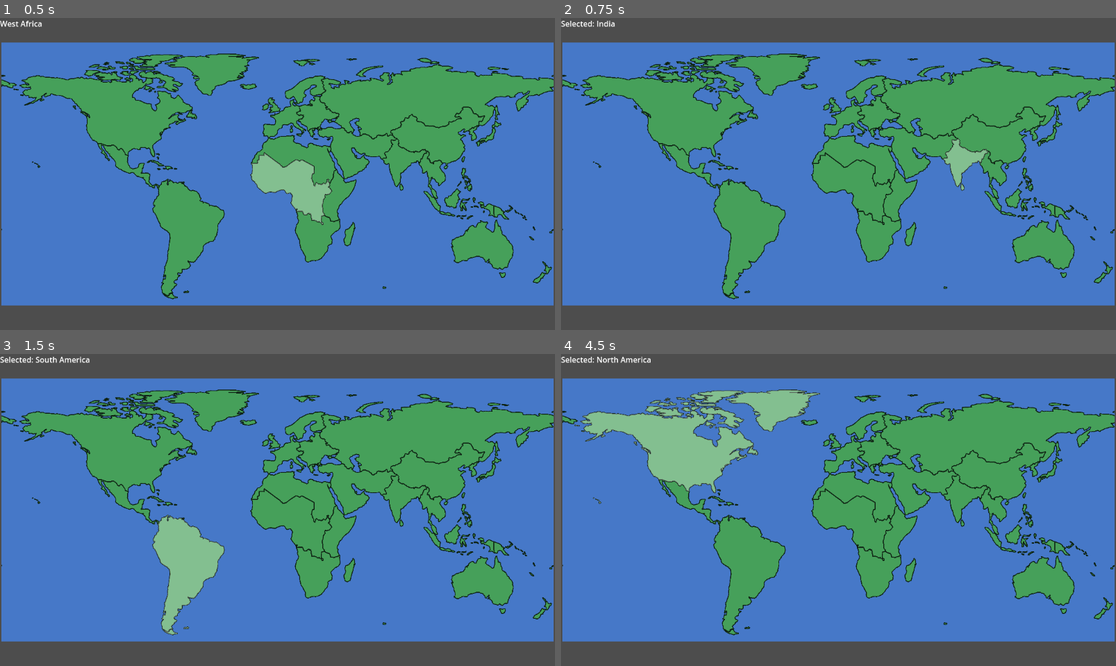
Above: before the commit, frames 1-4 (two rows, left to right).
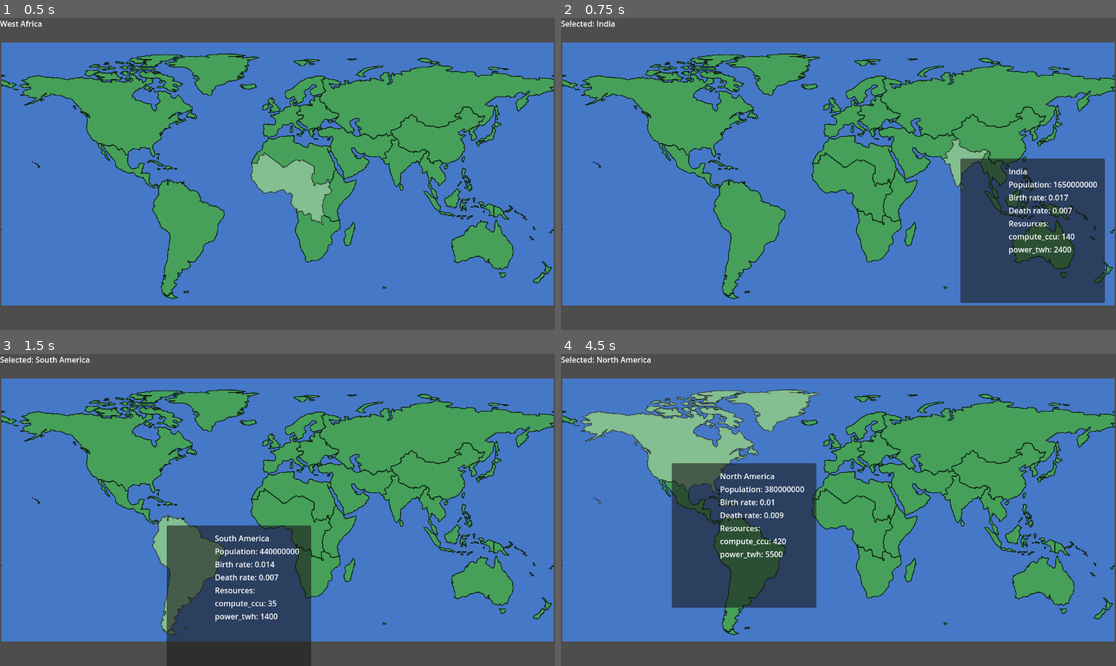
Above: after the commit, the same moments.

Repository: ChrisKnowles1987/Clippy
Game: Godot game, scene res://scenes/main.tscn
Two runs of this game, one before a commit and one after it. Both use one fixed random seed, a clock stepped at 60 frames per second and the inputs below.
Inputs (mouse positions are in pixels of both pictures, inside the frame that each line leads up to):
- Up to frame 1 (0.5 s): no input
- Up to frame 2 (0.75 s): tap Enter at 0.5 s; move the mouse to (960, 158) at 0.52 s; click (960, 158) at 0.67 s
- Up to frame 3 (1.5 s): tap Space at 1.25 s; move the mouse to (166, 525) at 1.27 s; click (166, 525) at 1.42 s
- Up to frame 4 (4.5 s): tap Enter at 2, 3.5 s; move the mouse to (894, 441) at 2.02 s; click (894, 441) at 2.17 s; tap Space at 2.75, 4.25 s; move the mouse to (810, 572) at 2.77 s; click (810, 572) at 2.92 s; move the mouse to (1005, 556) at 3.52 s; click (1005, 556) at 3.67 s; move the mouse to (672, 463) at 4.27 s; click (672, 463) at 4.42 s

Frame 1 is identical in both runs. In frame 2, 12% of the frame differs, in the area x 71-98%, y 44-92%; in frame 3, 12%; in frame 4, 12%, in the area x 19-47%, y 34-82%.

Commit message:
add UI card for region data on click

Diff:
--- /dev/null
+++ b/data/regions/central_america_caribbean.tres
@@ -0,0 +1,15 @@
+[gd_resource type="Resource" script_class="RegionData" load_steps=2 format=3 uid="uid://bdv4r6oq6t278"]
+
+[ext_resource type="Script" uid="uid://c8sglxg2g7rtg" path="res://scripts/region_data.gd" id="1"]
+
+[resource]
+script = ExtResource("1")
+id = "central_america_caribbean"
+display_name = "Central America & Caribbean"
+population = 240000000
+birth_rate = 0.015
+death_rate = 0.007
+resources = {
+"compute_ccu": 18,
+"power_twh": 450
+}
--- /dev/null
+++ b/data/regions/china.tres
@@ -0,0 +1,15 @@
+[gd_resource type="Resource" script_class="RegionData" load_steps=2 format=3 uid="uid://bm0ivixj73ofj"]
+
+[ext_resource type="Script" uid="uid://c8sglxg2g7rtg" path="res://scripts/region_data.gd" id="1"]
+
+[resource]
+script = ExtResource("1")
+id = "china"
+display_name = "China"
+population = 1410000000
+birth_rate = 0.007
+death_rate = 0.008
+resources = {
+"compute_ccu": 500,
+"power_twh": 9500
+}
--- /dev/null
+++ b/data/regions/east_africa.tres
@@ -0,0 +1,12 @@
+[gd_resource type="Resource" script_class="RegionData" load_steps=2 format=3]
+
+[ext_resource type="Script" path="res://scripts/region_data.gd" id="1"]
+
+[resource]
+script = ExtResource("1")
+id = "east_africa"
+display_name = "East Africa"
+population = 470000000
+birth_rate = 0.032
+death_rate = 0.007
+resources = {"power_twh": 650, "compute_ccu": 10}
--- /dev/null
+++ b/data/regions/eastern_europe.tres
@@ -0,0 +1,15 @@
+[gd_resource type="Resource" script_class="RegionData" load_steps=2 format=3 uid="uid://j0lyacsxln6l"]
+
+[ext_resource type="Script" uid="uid://c8sglxg2g7rtg" path="res://scripts/region_data.gd" id="1"]
+
+[resource]
+script = ExtResource("1")
+id = "eastern_europe"
+display_name = "Eastern Europe"
+population = 180000000
+birth_rate = 0.009
+death_rate = 0.014
+resources = {
+"compute_ccu": 500,
+"power_twh": 1100
+}
--- /dev/null
+++ b/data/regions/india.tres
@@ -0,0 +1,15 @@
+[gd_resource type="Resource" script_class="RegionData" load_steps=2 format=3 uid="uid://b1phiy44e7j5m"]
+
+[ext_resource type="Script" uid="uid://c8sglxg2g7rtg" path="res://scripts/region_data.gd" id="1"]
+
+[resource]
+script = ExtResource("1")
+id = "india"
+display_name = "India"
+population = 1650000000
+birth_rate = 0.017
+death_rate = 0.007
+resources = {
+"compute_ccu": 140,
+"power_twh": 2400
+}
--- /dev/null
+++ b/data/regions/japan_korea.tres
@@ -0,0 +1,12 @@
+[gd_resource type="Resource" script_class="RegionData" load_steps=2 format=3]
+
+[ext_resource type="Script" path="res://scripts/region_data.gd" id="1"]
+
+[resource]
+script = ExtResource("1")
+id = "japan_korea"
+display_name = "Japan & Korea"
+population = 200000000
+birth_rate = 0.006
+death_rate = 0.012
+resources = {"power_twh": 1900, "compute_ccu": 180}
--- /dev/null
+++ b/data/regions/middle_east.tres
@@ -0,0 +1,12 @@
+[gd_resource type="Resource" script_class="RegionData" load_steps=2 format=3]
+
+[ext_resource type="Script" path="res://scripts/region_data.gd" id="1"]
+
+[resource]
+script = ExtResource("1")
+id = "middle_east"
+display_name = "Middle East"
+population = 620000000
+birth_rate = 0.020
+death_rate = 0.006
+resources = {"power_twh": 2200, "compute_ccu": 70}
--- /dev/null
+++ b/data/regions/north_africa.tres
@@ -0,0 +1,12 @@
+[gd_resource type="Resource" script_class="RegionData" load_steps=2 format=3]
+
+[ext_resource type="Script" path="res://scripts/region_data.gd" id="1"]
+
+[resource]
+script = ExtResource("1")
+id = "north_africa"
+display_name = "North Africa"
+population = 270000000
+birth_rate = 0.021
+death_rate = 0.006
+resources = {"power_twh": 900, "compute_ccu": 22}
--- /dev/null
+++ b/data/regions/north_america.tres
@@ -0,0 +1,15 @@
+[gd_resource type="Resource" script_class="RegionData" load_steps=2 format=3 uid="uid://dmg77727huddy"]
+
+[ext_resource type="Script" uid="uid://c8sglxg2g7rtg" path="res://scripts/region_data.gd" id="1"]
+
+[resource]
+script = ExtResource("1")
+id = "north_america"
+display_name = "North America"
+population = 380000000
+birth_rate = 0.01
+death_rate = 0.009
+resources = {
+"compute_ccu": 420,
+"power_twh": 5500
+}
--- /dev/null
+++ b/data/regions/oceania.tres
@@ -0,0 +1,12 @@
+[gd_resource type="Resource" script_class="RegionData" load_steps=2 format=3]
+
+[ext_resource type="Script" path="res://scripts/region_data.gd" id="1"]
+
+[resource]
+script = ExtResource("1")
+id = "oceania"
+display_name = "Oceania"
+population = 46000000
+birth_rate = 0.012
+death_rate = 0.007
+resources = {"power_twh": 350, "compute_ccu": 20}
--- /dev/null
+++ b/data/regions/russia_central_asia.tres
@@ -0,0 +1,12 @@
+[gd_resource type="Resource" script_class="RegionData" load_steps=2 format=3]
+
+[ext_resource type="Script" path="res://scripts/region_data.gd" id="1"]
+
+[resource]
+script = ExtResource("1")
+id = "russia_central_asia"
+display_name = "Russia & Central Asia"
+population = 255000000
+birth_rate = 0.015
+death_rate = 0.010
+resources = {"power_twh": 1800, "compute_ccu": 45}
--- /dev/null
+++ b/data/regions/south_america.tres
@@ -0,0 +1,15 @@
+[gd_resource type="Resource" script_class="RegionData" load_steps=2 format=3 uid="uid://bije0hk8gosp2"]
+
+[ext_resource type="Script" uid="uid://c8sglxg2g7rtg" path="res://scripts/region_data.gd" id="1"]
+
+[resource]
+script = ExtResource("1")
+id = "south_america"
+display_name = "South America"
+population = 440000000
+birth_rate = 0.014
+death_rate = 0.007
+resources = {
+"compute_ccu": 35,
+"power_twh": 1400
+}
--- /dev/null
+++ b/data/regions/southeast_asia.tres
@@ -0,0 +1,12 @@
+[gd_resource type="Resource" script_class="RegionData" load_steps=2 format=3]
+
+[ext_resource type="Script" path="res://scripts/region_data.gd" id="1"]
+
+[resource]
+script = ExtResource("1")
+id = "southeast_asia"
+display_name = "Southeast Asia"
+population = 690000000
+birth_rate = 0.016
+death_rate = 0.007
+resources = {"power_twh": 1700, "compute_ccu": 75}
--- /dev/null
+++ b/data/regions/southern_africa.tres
@@ -0,0 +1,12 @@
+[gd_resource type="Resource" script_class="RegionData" load_steps=2 format=3]
+
+[ext_resource type="Script" path="res://scripts/region_data.gd" id="1"]
+
+[resource]
+script = ExtResource("1")
+id = "southern_africa"
+display_name = "Southern Africa"
+population = 230000000
+birth_rate = 0.024
+death_rate = 0.009
+resources = {"power_twh": 500, "compute_ccu": 14}
--- /dev/null
+++ b/data/regions/west_africa.tres
@@ -0,0 +1,12 @@
+[gd_resource type="Resource" script_class="RegionData" load_steps=2 format=3]
+
+[ext_resource type="Script" path="res://scripts/region_data.gd" id="1"]
+
+[resource]
+script = ExtResource("1")
+id = "west_africa"
+display_name = "West Africa"
+population = 520000000
+birth_rate = 0.034
+death_rate = 0.009
+resources = {"power_twh": 750, "compute_ccu": 12}
--- /dev/null
+++ b/data/regions/western_europe.tres
@@ -0,0 +1,15 @@
+[gd_resource type="Resource" script_class="RegionData" load_steps=2 format=3 uid="uid://cjb2ln02iq0ie"]
+
+[ext_resource type="Script" uid="uid://c8sglxg2g7rtg" path="res://scripts/region_data.gd" id="1"]
+
+[resource]
+script = ExtResource("1")
+id = "western_europe"
+display_name = "Western Europe"
+population = 430000000
+birth_rate = 0.009
+death_rate = 0.011
+resources = {
+"compute_ccu": 320,
+"power_twh": 3500
+}
--- a/project.godot
+++ b/project.godot
@@ -14,3 +14,7 @@
 run/main_scene="uid://2ybm07j7qqkl"
 config/features=PackedStringArray("4.5", "Forward Plus")
 config/icon="res://icon.svg"
+
+[input_devices]
+
+pointing/emulate_mouse_from_touch=false
--- a/scenes/main.tscn
+++ b/scenes/main.tscn
@@ -1,10 +1,13 @@
-[gd_scene load_steps=4 format=3 uid="uid://2ybm07j7qqkl"]
+[gd_scene load_steps=6 format=3 uid="uid://2ybm07j7qqkl"]
 
-[ext_resource type="Script" uid="uid://b3gffeo3avbp6" path="res://map_controller.gd" id="1_sugp2"]
+[ext_resource type="Script" uid="uid://b3gffeo3avbp6" path="res://scripts/map_controller.gd" id="1_sugp2"]
+[ext_resource type="Script" uid="uid://c0vrfof7ikxbt" path="res://scripts/main.gd" id="1_tbgi4"]
 [ext_resource type="Texture2D" uid="uid://cx5kw60po51el" path="res://assets/maps/clippy_world_region_borders_only.png" id="2_jyhfs"]
 [ext_resource type="Texture2D" uid="uid://svijuua5rs6w" path="res://assets/maps/clippy_world_region_id_map.png" id="3_tbgi4"]
+[ext_resource type="Script" uid="uid://d2urhygerw064" path="res://scripts/region_panel.gd" id="4_jyhfs"]
 
 [node name="Node2D" type="Node2D"]
+script = ExtResource("1_tbgi4")
 
 [node name="MapController" type="Node2D" parent="."]
 script = ExtResource("1_sugp2")
@@ -26,6 +29,23 @@
 
 [node name="CanvasLayer" type="CanvasLayer" parent="."]
 
+[node name="RegionPanel" type="Panel" parent="CanvasLayer"]
+custom_minimum_size = Vector2(300, 300)
+offset_left = 141.0
+offset_top = 25.0
+offset_right = 329.0
+offset_bottom = 159.0
+mouse_filter = 2
+script = ExtResource("4_jyhfs")
+
+[node name="Content" type="VBoxContainer" parent="CanvasLayer/RegionPanel"]
+layout_mode = 0
+offset_left = 100.0
+offset_top = 15.0
+offset_right = 380.0
+offset_bottom = 195.0
+mouse_filter = 2
+
 [node name="RegionLabel" type="Label" parent="CanvasLayer"]
 offset_right = 40.0
 offset_bottom = 23.0
--- /dev/null
+++ b/scripts/main.gd
@@ -0,0 +1,24 @@
+extends Node2D
+
+@onready var map_controller = $MapController
+@onready var region_panel = $CanvasLayer/RegionPanel
+
+func _ready():
+	print("MAIN READY")
+	map_controller.region_selected.connect(_on_region_selected)
+	region_panel.hide()
+
+
+func _on_region_selected(region_id: String, mouse_position: Vector2):
+	print("REGION CLICKED: ", region_id)
+
+	if region_id == "":
+		region_panel.hide()
+		return
+
+	var path = "res://data/regions/" + region_id + ".tres"
+	var region_data = load(path)
+
+	print("LOADED DATA: ", region_data)
+
+	region_panel.show_region(region_data, mouse_position)
--- a/map_controller.gd
+++ b/scripts/map_controller.gd
@@ -3,6 +3,30 @@
 @onready var region_map = $RegionMap
 @onready var label = $"../CanvasLayer/RegionLabel"
 @onready var highlight_map = $HighlightMap
+@onready var region_panel = $"../CanvasLayer/RegionPanel"
+
+
+
+var region_ids = {
+	"North America": "north_america",
+	"Central America & Caribbean": "central_america_caribbean",
+	"South America": "south_america",
+	"Western Europe": "western_europe",
+	"Eastern Europe": "eastern_europe",
+	"Russia & Central Asia": "russia_central_asia",
+	"Middle East": "middle_east",
+	"North Africa": "north_africa",
+	"West Africa": "west_africa",
+	"East Africa": "east_africa",
+	"Southern Africa": "southern_africa",
+	"India": "india",
+	"China": "china",
+	"Japan & Korea": "japan_korea",
+	"Southeast Asia": "southeast_asia",
+	"Oceania": "oceania"
+}
+
+signal region_selected(region_id: String, mouse_position: Vector2)
 
 var region_image: Image
 var hovered_region = ""
@@ -47,6 +71,8 @@
 }
 
 func _ready():
+	print('map controller ready')
+	set_process_input(true)
 	region_image = region_map.texture.get_image()
 	label.text = "Hover a region"
 	highlight_map.visible = false
@@ -66,12 +92,20 @@
 
 func _input(event):
 	if event is InputEventMouseButton and event.pressed and event.button_index == MOUSE_BUTTON_LEFT:
+
 		selected_region = get_region_under_mouse()
+
+		if region_ids.has(selected_region):
+			var region_id = region_ids[selected_region]
+			region_selected.emit(region_id, get_viewport().get_mouse_position())
+		else:
+			region_selected.emit("", get_viewport().get_mouse_position())
 
 		if selected_region == "":
 			label.text = "Selected: Ocean"
 		else:
 			label.text = "Selected: " + selected_region
+
 
 func get_region_under_mouse() -> String:
 	var local_pos = region_map.to_local(get_global_mouse_position())
--- /dev/null
+++ b/scripts/region_data.gd
@@ -0,0 +1,9 @@
+extends Resource
+class_name RegionData
+
+@export var id: String = ""
+@export var display_name: String = ""
+@export var population: int = 0
+@export var birth_rate: float = 0.0
+@export var death_rate: float = 0.0
+@export var resources: Dictionary = {}
--- /dev/null
+++ b/scripts/region_panel.gd
@@ -0,0 +1,31 @@
+extends Panel
+
+@onready var content = $Content
+
+func _ready():
+	mouse_filter = Control.MOUSE_FILTER_IGNORE
+	hide()
+
+func show_region(region_data: RegionData, screen_position: Vector2):
+	print(region_data.display_name)
+	for child in content.get_children():
+		print("PANEL GOT DATA: ", region_data.display_name)
+		child.queue_free()
+
+	add_row(region_data.display_name)
+	add_row("Population: " + str(region_data.population))
+	add_row("Birth rate: " + str(region_data.birth_rate))
+	add_row("Death rate: " + str(region_data.death_rate))
+
+	add_row("Resources:")
+
+	for key in region_data.resources:
+		add_row(key + ": " + str(region_data.resources[key]))
+
+	position = screen_position
+	show()
+
+func add_row(text_value: String):
+	var label = Label.new()
+	label.text = text_value
+	content.add_child(label)
Not shown, added: scripts/main.gd.uid
Renamed: map_controller.gd.uid -> scripts/map_controller.gd.uid
Not shown, added: scripts/region_data.gd.uid
Not shown, added: scripts/region_panel.gd.uid
